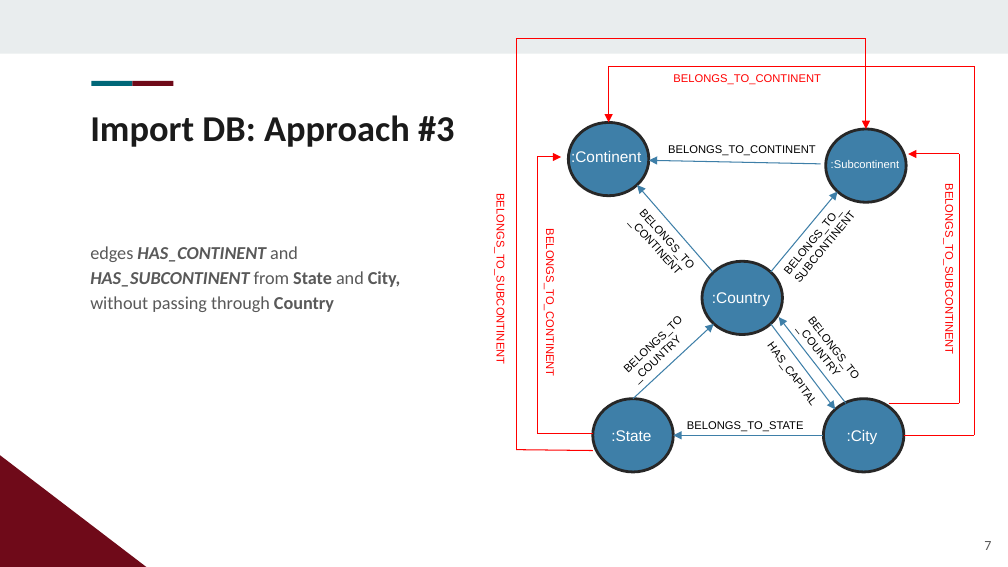
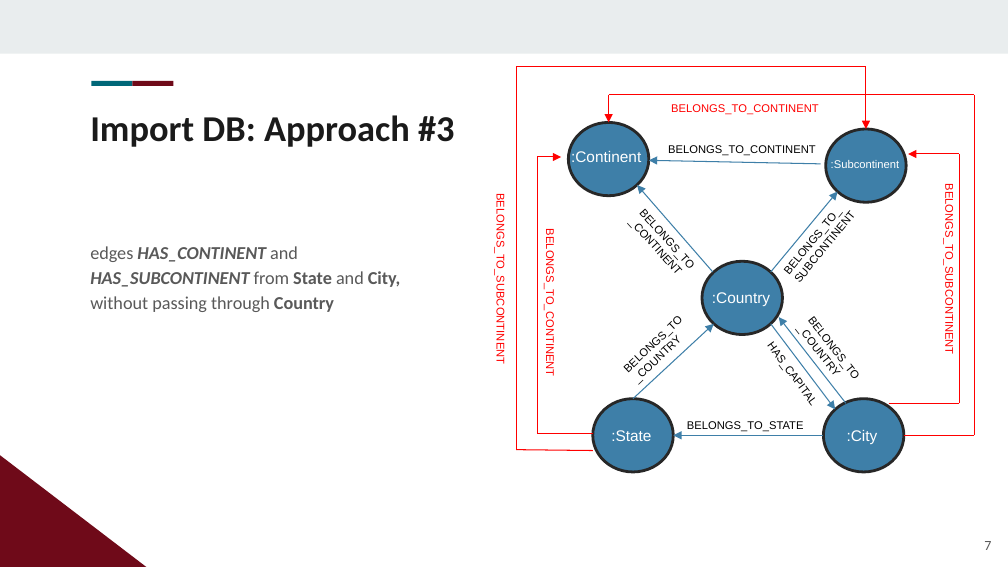
Before and after one commit to LorCir28/DMDS_Project, a slide deck: slide 7 of hw_3/presentation.pptx. Drawn at 1008x567 pixels with LibreOffice and Linux fonts; fonts in the diff are those of the drawing; background and template pictures are left out. Boxes give left, top, right and bottom in pixels: in the first picture for what was removed or moved away, otherwise in the second. Text is boxed around its words. In the diff, an @@ line names an element or a change of style, - is before the commit and + after.

```diff
--- a/hw_3/presentation.pptx
+++ b/hw_3/presentation.pptx
@@ line moved from (516, 450) - (516, 39) to (516, 450) - (516, 67) @@
@@ arrow moved from (866, 39) - (866, 129) to (866, 67) - (866, 129) @@
@@ 2 lines, 1 text: place and size @@
-2 lines, 1 text at [516, 39, 975, 84]
+2 lines, 1 text at [516, 67, 975, 114]
@@ arrow moved from (609, 67) - (609, 122) to (609, 95) - (609, 122) @@
@@ line moved from (975, 435) - (975, 67) to (975, 435) - (975, 95) @@
```
Also in this commit, not shown: 7 other files.
